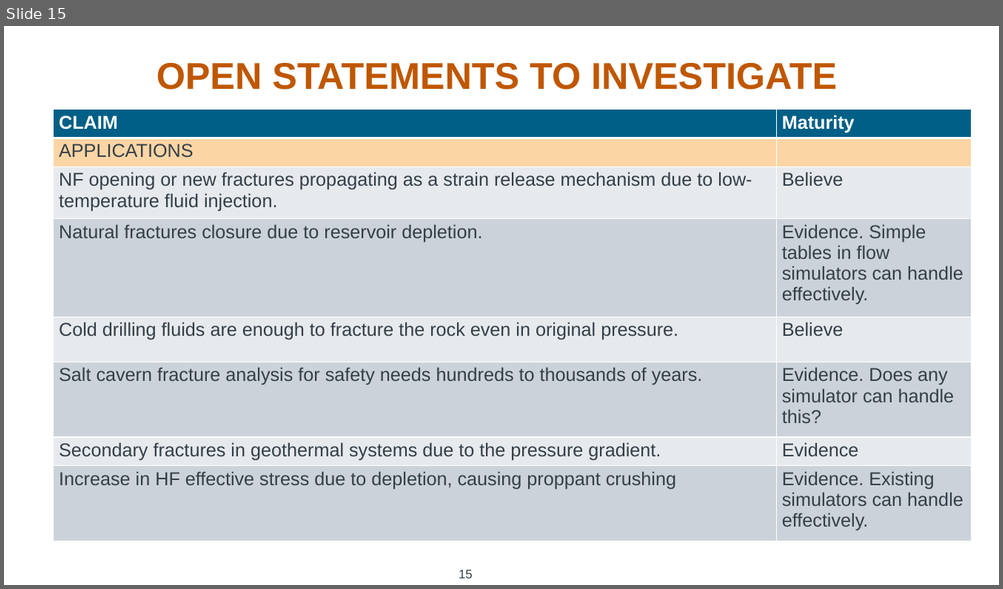
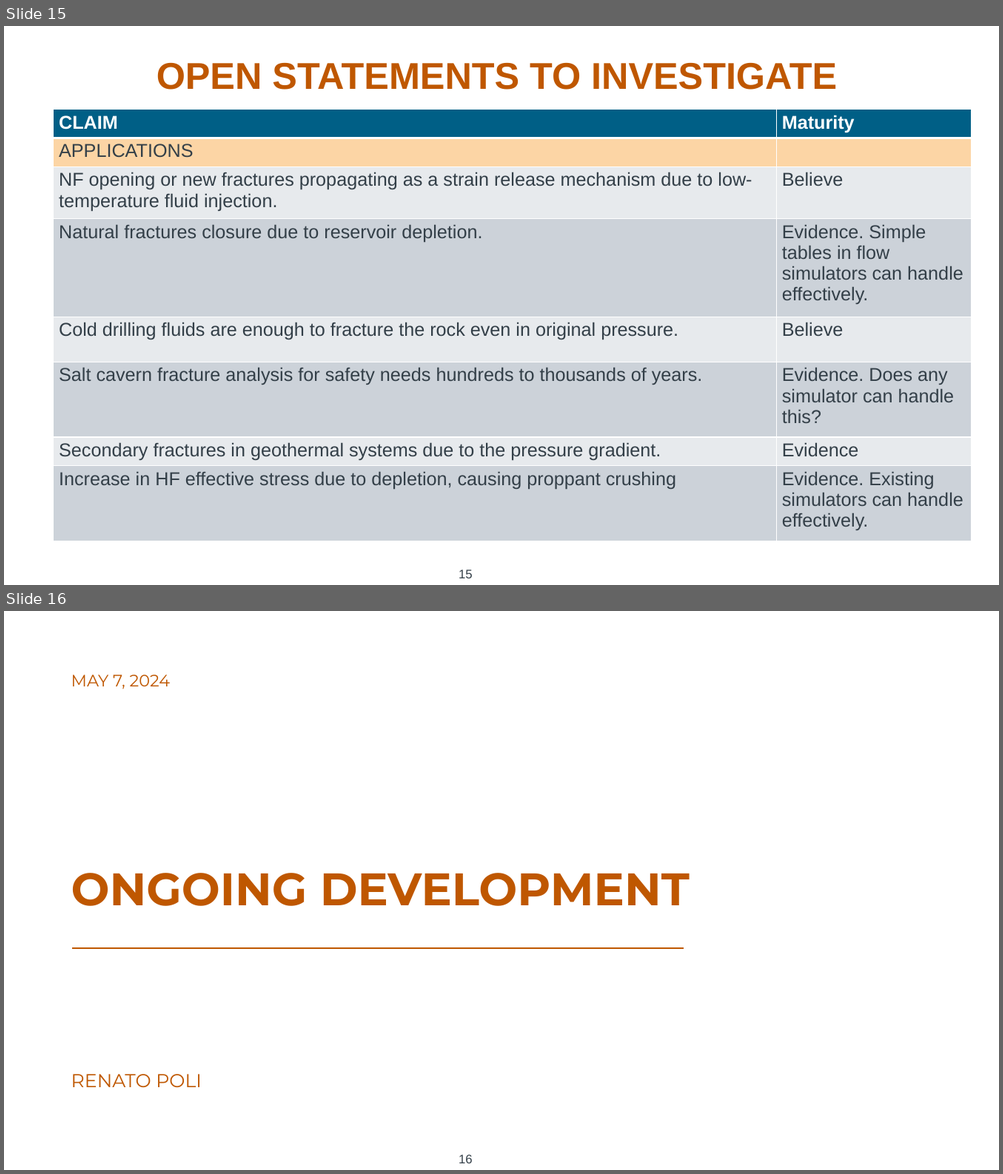
Before and after one commit to rebpoli/Doutorado, a slide deck: Research/Meeting/2024-05-03 - Lee Chin Visit/2024-05-07-Dynamic fracture - discussion with Lee Chin.pptx. Shown one above the other, each under a label of ours: slide 15 before the commit, slides 15 and 16 after it. The pictures are 1003x589 and 1003x1174 pixels, drawn with LibreOffice and Linux fonts; fonts in the diff are those of the drawing; background and template pictures are left out. Boxes give left, top, right and bottom in pixels: in the first picture for what was removed or moved away, otherwise in the second. Text is boxed around its words. In the diff, an @@ line names an element or a change of style, - is before the commit and + after.

```diff
--- a/Research/Meeting/2024-05-03 - Lee Chin Visit/2024-05-07-Dynamic fracture - discussion with Lee Chin.pptx
+++ b/Research/Meeting/2024-05-03 - Lee Chin Visit/2024-05-07-Dynamic fracture - discussion with Lee Chin.pptx
@@ slide 16 added at [4,611,999,1170], background #FFFFFF; not listed: 1 template element that a slide beside it also shows @@
@@ subtitle added at [71,675,170,689], 16 pt, text #BF5700 @@
+MAY 7, 2024
@@ title added at [71,873,689,906], 44 pt, text #BF5700, bold @@
+ONGOING DEVELOPMENT
@@ line added from (73, 949) to (684, 949), #BF5700 1.5 pt @@
@@ text added at [71,1074,202,1088], 18 pt, text #BF5700 @@
+RENATO POLI
@@ rectangle added at [23,1104,221,1170], fill #FFFFFF, outline #FFFFFF 1 pt @@
@@ rectangle added at [801,1104,999,1170], fill #FFFFFF, outline #FFFFFF 1 pt @@
```
Also in this commit, not shown: 10 other slides added.
